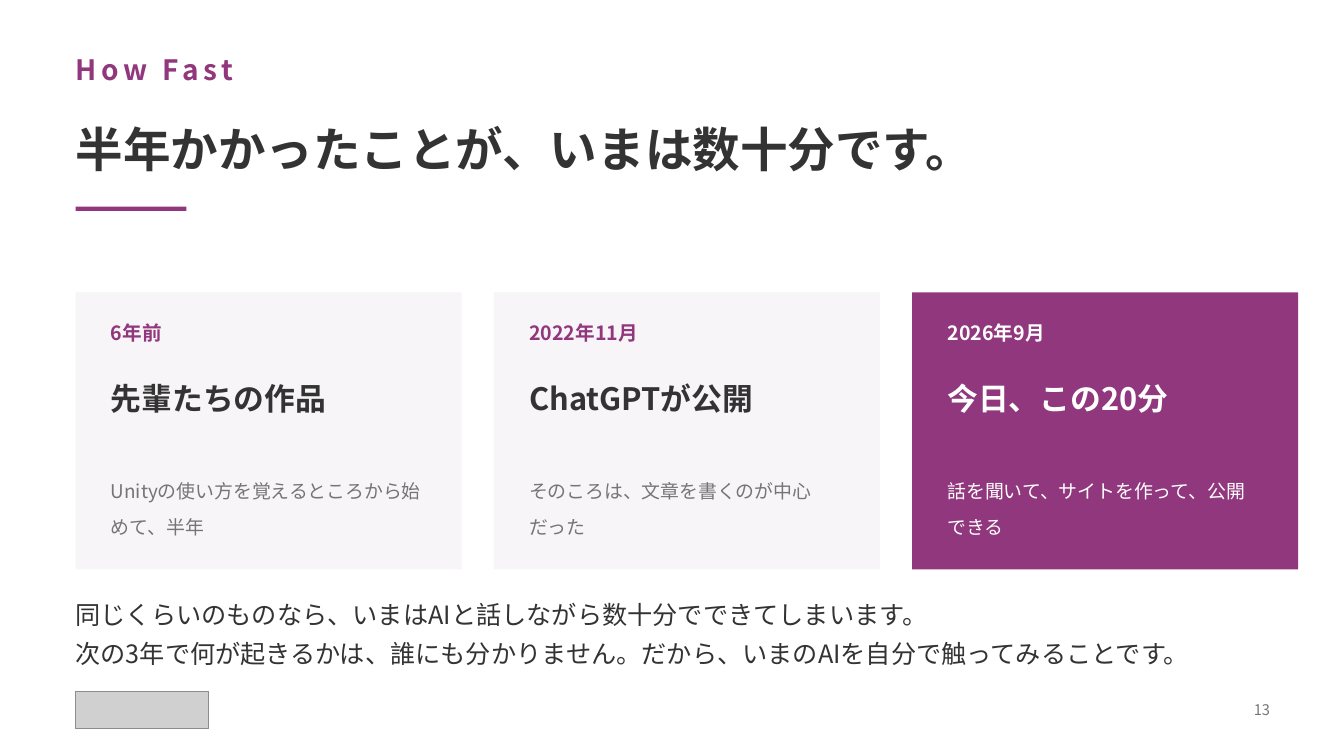
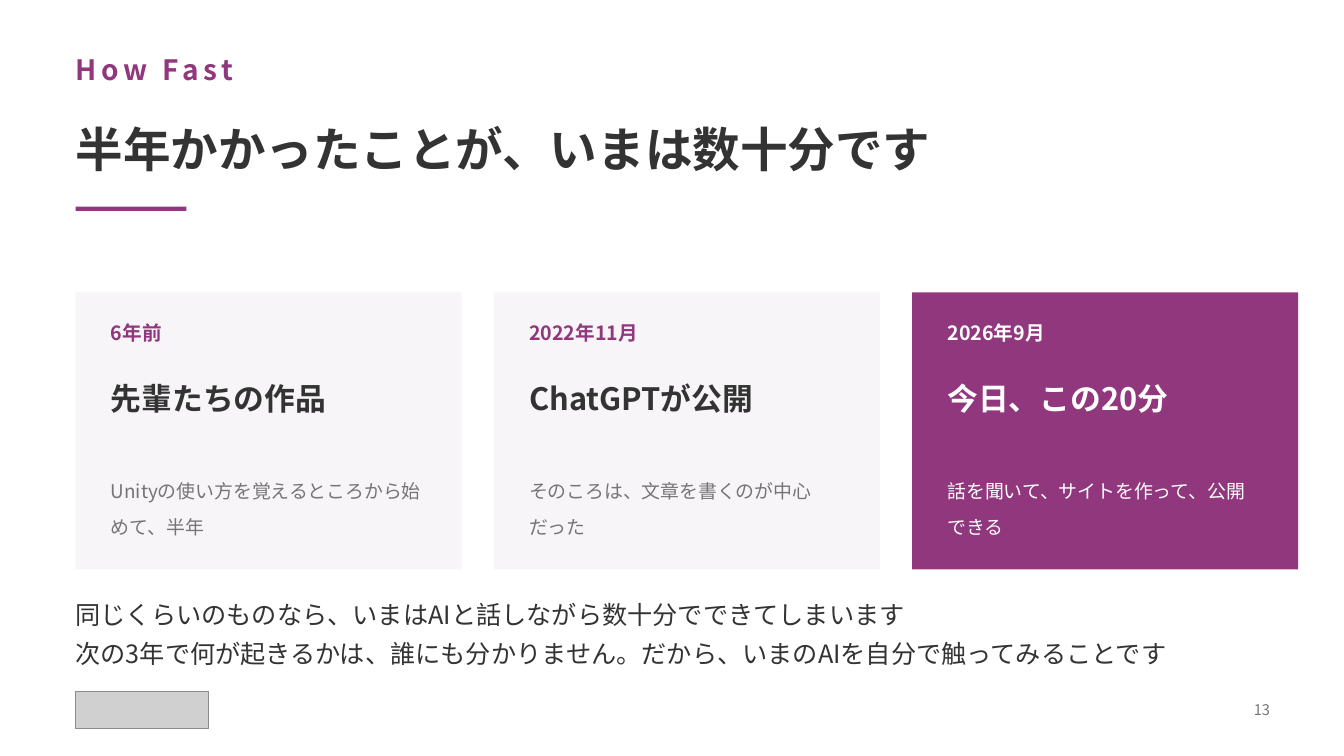
Before and after one commit to yutakaJssst/narashino-visit-2, a slide deck: slide 13 of slides/nichinara20260908.pptx. Drawn at 1344x756 pixels with LibreOffice and Linux fonts; fonts in the diff are those of the drawing; grey boxes stand for pictures. Boxes give left, top, right and bottom in pixels: in the first picture for what was removed or moved away, otherwise in the second. Text is boxed around its words. In the diff, an @@ line names an element or a change of style, - is before the commit and + after.

```diff
--- a/slides/nichinara20260908.pptx
+++ b/slides/nichinara20260908.pptx
@@ text at [76, 126, 931, 172]: text changed @@
-半年かかったことが、いまは数十分です。
+半年かかったことが、いまは数十分です
@@ text at [76, 602, 1167, 665]: text changed @@
-同じくらいのものなら、いまはAIと話しながら数十分でできてしまいます。
-次の3年で何が起きるかは、誰にも分かりません。だから、いまのAIを自分で触ってみることです。
+同じくらいのものなら、いまはAIと話しながら数十分でできてしまいます
+次の3年で何が起きるかは、誰にも分かりません。だから、いまのAIを自分で触ってみることです
```
Also in this commit, not shown: 15 other slides changed, 2 other files.
